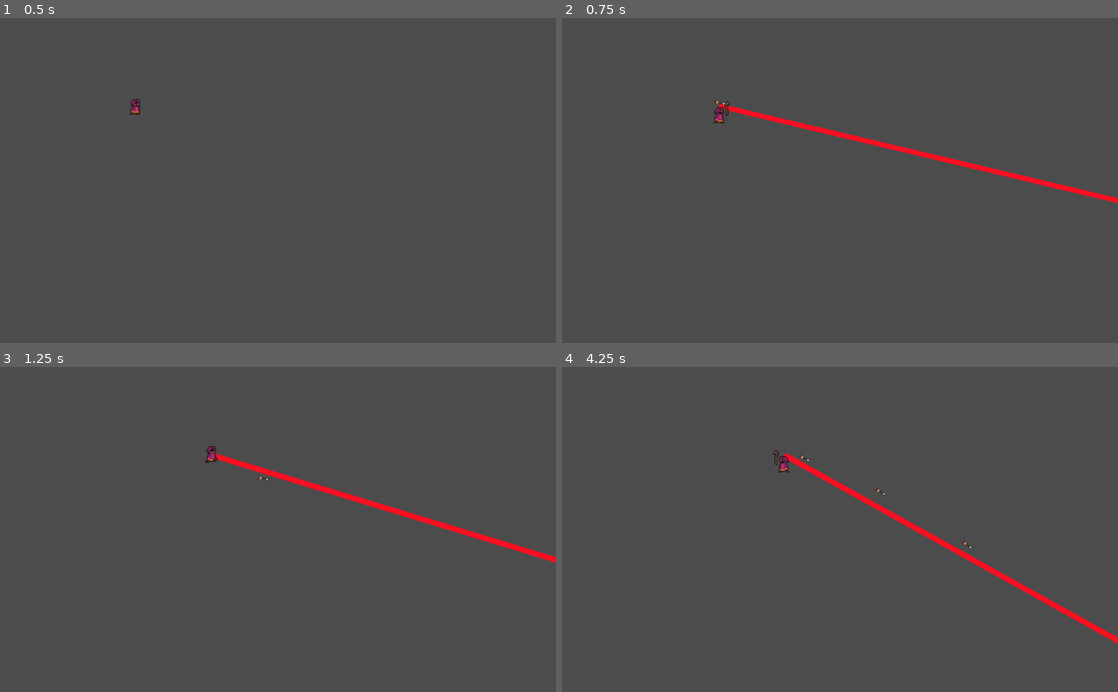
Above: before the commit, frames 1-4 (two rows, left to right).
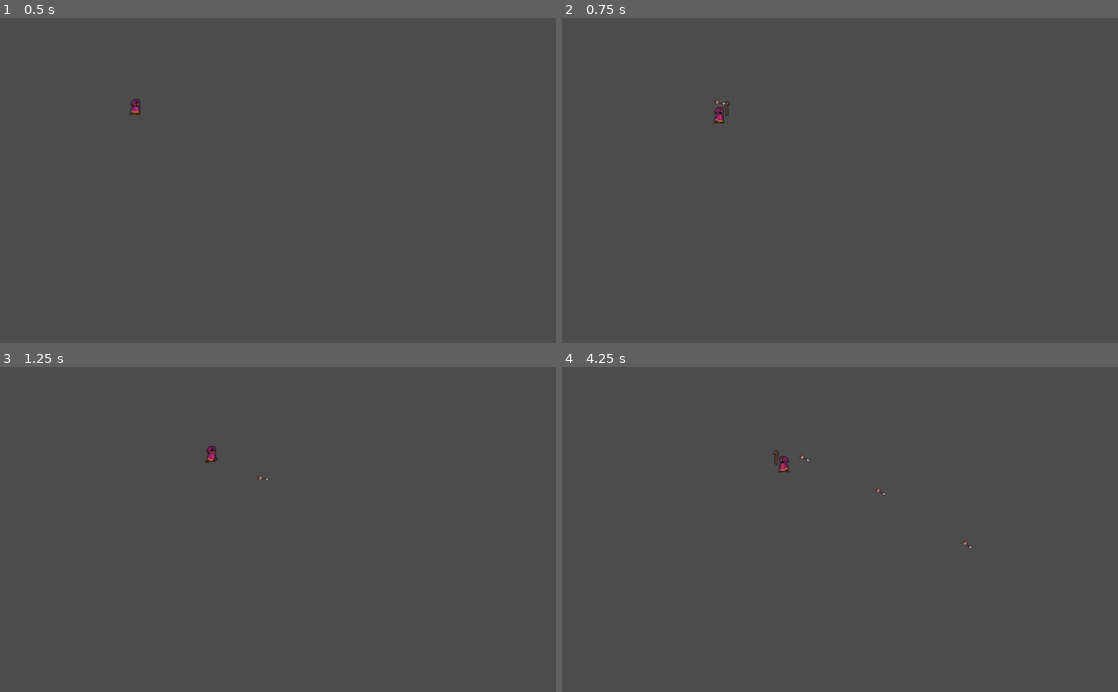
Above: after the commit, the same moments.

Repository: ohchaseoh/TheProtagonist
Game: Godot game, scene res://PlayerTester.tscn
Two runs of this game, one before a commit and one after it. Both use one fixed random seed, a clock stepped at 60 frames per second and the inputs below. The project has no main scene, so this scene is started directly.
Inputs (mouse positions are in pixels of both pictures, inside the frame that each line leads up to):
- Up to frame 1 (0.5 s): no input
- Up to frame 2 (0.75 s): tap Enter at 0.5 s; move the mouse to (962, 164) at 0.52 s; hold D (move_right) from 0.53 s (still down); hold K (alwaysOn, bound only before the commit) from 0.53 s (still down); click (962, 164) at 0.67 s
- Up to frame 3 (1.25 s): keep holding D (move_right); keep holding K (alwaysOn, bound only before the commit); tap L (laser) at 0.8 s
- Up to frame 4 (4.25 s): move the mouse to (728, 545) at 1.27 s; release D (move_right) at 1.28 s; release K (alwaysOn, bound only before the commit) at 1.28 s; hold S (move_down) 1.28-2.03 s; tap L (laser) at 1.35, 2.3, 2.85, 3.8 s; tap K (alwaysOn, bound only before the commit) at 1.55, 3.05 s; move the mouse to (895, 458) at 2.02 s; hold D (move_right) 2.03-2.78 s; hold K (alwaysOn, bound only before the commit) 2.03-2.78 s; move the mouse to (812, 594) at 2.77 s; hold W (move_up) 2.78-3.53 s; click (812, 594) at 2.92 s; move the mouse to (1006, 578) at 3.52 s; press the mouse at (1006, 578) at 3.53 s; hold A (move_left) from 3.53 s (still down)

Frame 1 is identical in both runs. In frame 2, 1.2% of the frame differs, in the area x 28-100%, y 26-58%; in frame 3, 1.2%; in frame 4, 1.2%, in the area x 39-100%, y 26-86%.

Commit message:
cleaned up formatting

Diff:
--- a/Player.gd
+++ b/Player.gd
@@ -7,6 +7,8 @@
 var can_fire = true
 var attacking = false
 var dead = false
+var alwaysOn = false
+var canToggle = false
 
 #don't know why it is like this
 onready var target = position
@@ -64,15 +66,15 @@
 		#l.cast_to() = target * 100.0
 		#l.rotation = position.angle_to_point(target) + 2.70
 		l.is_casting = true
-		yield(get_tree().create_timer(0.25), "timeout")
-		l.queue_free()
-		l.is_casting = false
+		if alwaysOn == false && canToggle == false:
+			yield(get_tree().create_timer(0.25), "timeout")
+			l.queue_free()
+			l.is_casting = false
+		if canToggle == true:
+			yield(get_tree().create_timer(1), "timeout")
+			l.queue_free()
+			l.is_casting = false
 
-	if Input.is_action_pressed("alwaysOn"):
-		var l1 = laser.instance()
-		$CollisionShape2D.add_child(l1)
-		l1.player_position = self.get_global_position()
-		l1.is_casting = true
 
 
 
--- a/project.godot
+++ b/project.godot
@@ -54,21 +54,6 @@
 "events": [ Object(InputEventKey,"resource_local_to_scene":false,"resource_name":"","device":0,"alt":false,"shift":false,"control":false,"meta":false,"command":false,"pressed":false,"scancode":76,"physical_scancode":0,"unicode":0,"echo":false,"script":null)
  ]
 }
-alwaysOn={
-"deadzone": 0.5,
-"events": [ Object(InputEventKey,"resource_local_to_scene":false,"resource_name":"","device":0,"alt":false,"shift":false,"control":false,"meta":false,"command":false,"pressed":false,"scancode":75,"physical_scancode":0,"unicode":0,"echo":false,"script":null)
- ]
-}
-beam={
-"deadzone": 0.5,
-"events": [ Object(InputEventKey,"resource_local_to_scene":false,"resource_name":"","device":0,"alt":false,"shift":false,"control":false,"meta":false,"command":false,"pressed":false,"scancode":74,"physical_scancode":0,"unicode":0,"echo":false,"script":null)
- ]
-}
-beamOff={
-"deadzone": 0.5,
-"events": [ Object(InputEventKey,"resource_local_to_scene":false,"resource_name":"","device":0,"alt":false,"shift":false,"control":false,"meta":false,"command":false,"pressed":false,"scancode":72,"physical_scancode":0,"unicode":0,"echo":false,"script":null)
- ]
-}
 
 [physics]
 
